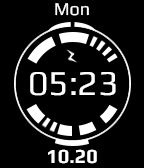
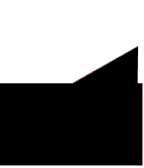
Before/after of a 144x168 layered artwork. What changed in the layer stack:
hid "Mon" over [55, 3, 89, 16]
hid "10.20" over [48, 149, 97, 164]
hid "05:23" over [30, 72, 116, 96]
hid "seconds dial" over [14, 22, 131, 146]
hid "charging" over [66, 49, 78, 63]
showed "batteryMask", painted on it over [0, 0, 144, 168]
hid "bottomBar" over [26, 83, 118, 136]
hid "batteryBar" over [27, 32, 118, 83]
hid "Layer 1" over [0, 0, 144, 168]
